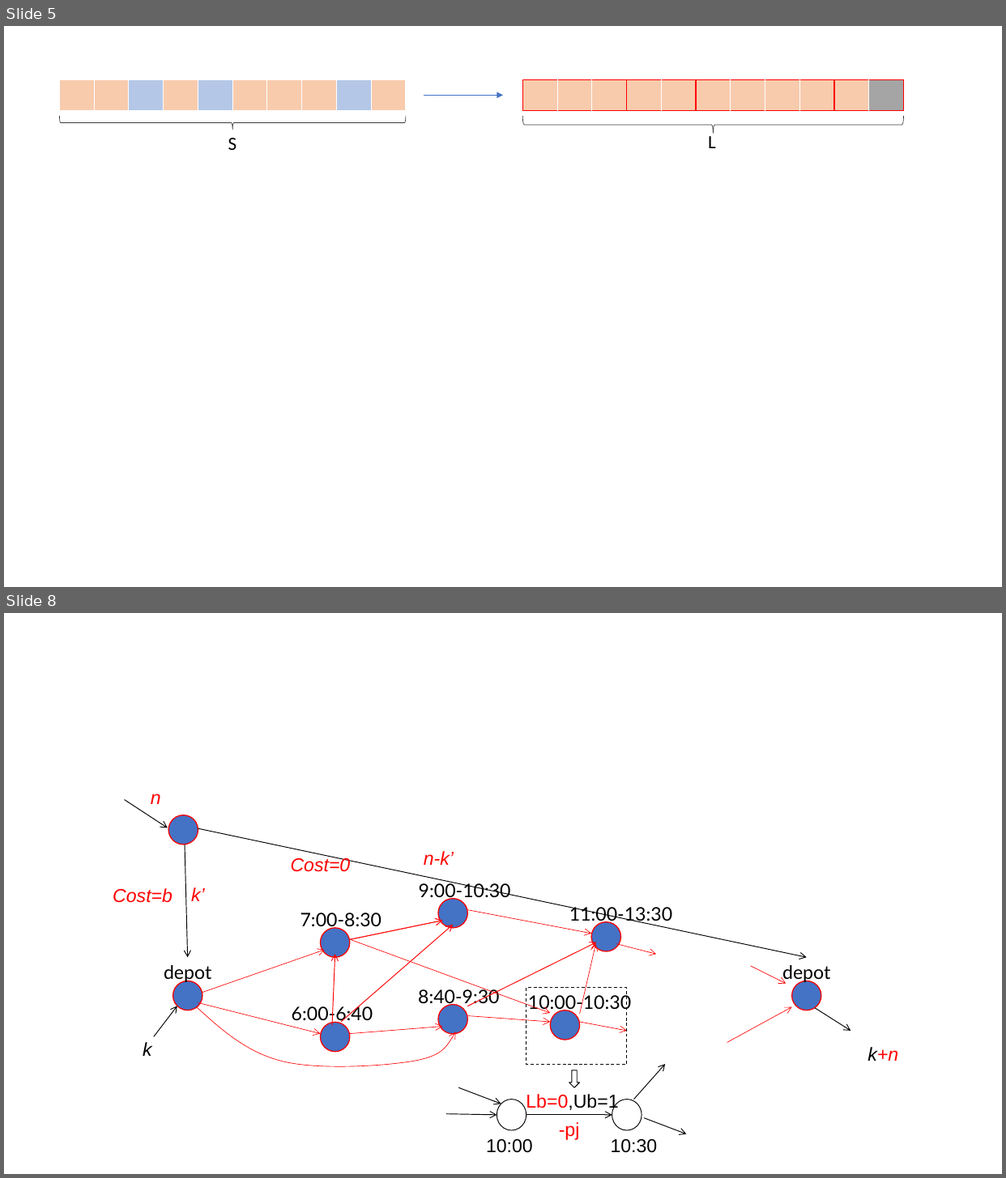
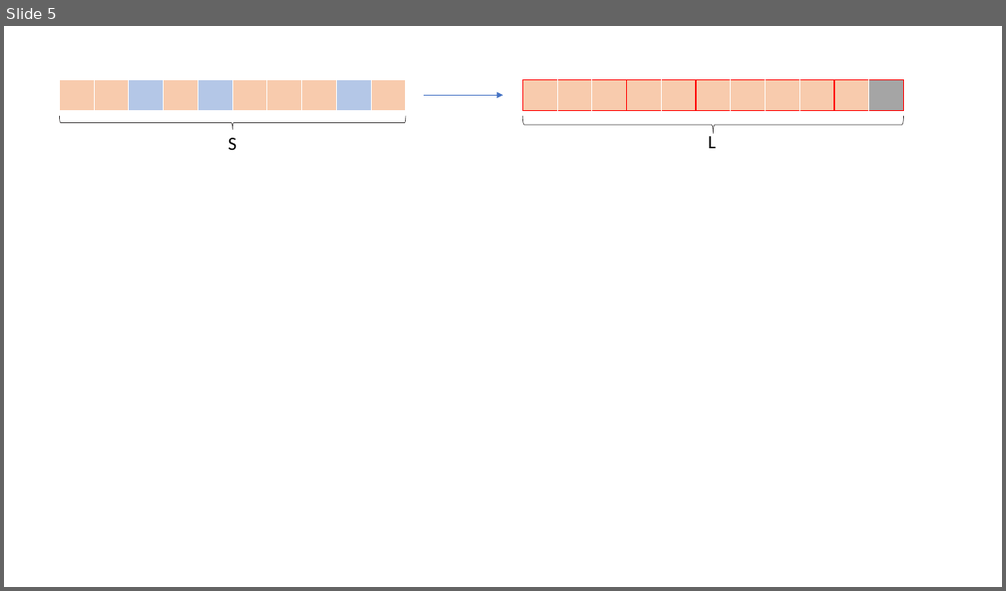
Before and after one commit to Dis-count/HKUST_TOPIC, a slide deck: Beamer/test.pptx. Shown one above the other, each under a label of ours: slides 5 and 8 before the commit, slide 5 after it; the slides between them are not shown. The pictures are 1006x1178 and 1006x591 pixels, drawn with LibreOffice and Linux fonts; fonts in the diff are those of the drawing. Boxes give left, top, right and bottom in pixels: in the first picture for what was removed or moved away, otherwise in the second. Text is boxed around its words. In the diff, an @@ line names an element or a change of style, - is before the commit and + after.

```diff
--- a/Beamer/test.pptx
+++ b/Beamer/test.pptx
@@ slide 8 removed at [4, 613, 1002, 1174], background #FFFFFF @@
@@ arrow removed from (125, 799) to (167, 828) @@
@@ text removed at [151, 794, 161, 804] @@
-n
@@ ellipse removed at [168, 815, 198, 845] @@
@@ arrow removed from (198, 828) to (807, 957) @@
@@ arrow removed from (185, 845) to (187, 957) @@
@@ text removed at [424, 851, 454, 865] @@
-n-k’
@@ text removed at [291, 856, 351, 872] @@
-Cost=0
@@ text removed at [113, 888, 172, 903] @@
-Cost=b
@@ text removed at [191, 888, 205, 901] @@
-k’
@@ arrow removed from (350, 940) to (443, 921) @@
@@ group removed at [197, 910, 792, 1071]: 15 arrows, 1 freeform shape @@
@@ group removed at [164, 880, 830, 1052]: 8 ellipses, 8 texts @@
-7:00-8:30
-9:00-10:30
-8:40-9:30
-6:00-6:40
-11:00-13:30
-10:00-10:30
-depot
-depot
@@ rectangle removed at [526, 988, 627, 1064] @@
@@ arrow removed from (154, 1037) to (177, 1006) @@
@@ arrow removed from (815, 1008) to (850, 1031) @@
@@ text removed at [143, 1042, 152, 1056] @@
-k
@@ text removed at [867, 1047, 898, 1061] @@
-k+n
@@ down arrow removed at [569, 1071, 580, 1088] @@
@@ arrow removed from (633, 1100) to (665, 1064) @@
@@ arrow removed from (458, 1088) to (501, 1104) @@
@@ text removed at [526, 1094, 618, 1112] @@
-Lb=0,Ub=1
@@ arrow removed from (446, 1114) to (496, 1115) @@
@@ ellipse removed at [496, 1100, 526, 1131] @@
@@ arrow removed from (526, 1115) to (612, 1115) @@
@@ text removed at [559, 1122, 580, 1140] @@
--pj
@@ ellipse removed at [612, 1100, 641, 1131] @@
@@ arrow removed from (644, 1118) to (687, 1135) @@
@@ text removed at [486, 1139, 533, 1153] @@
-10:00
@@ text removed at [611, 1139, 658, 1153] @@
-10:30
```
Also in this commit, not shown: 1 slide added, 2 other slides removed, 9 other files.
